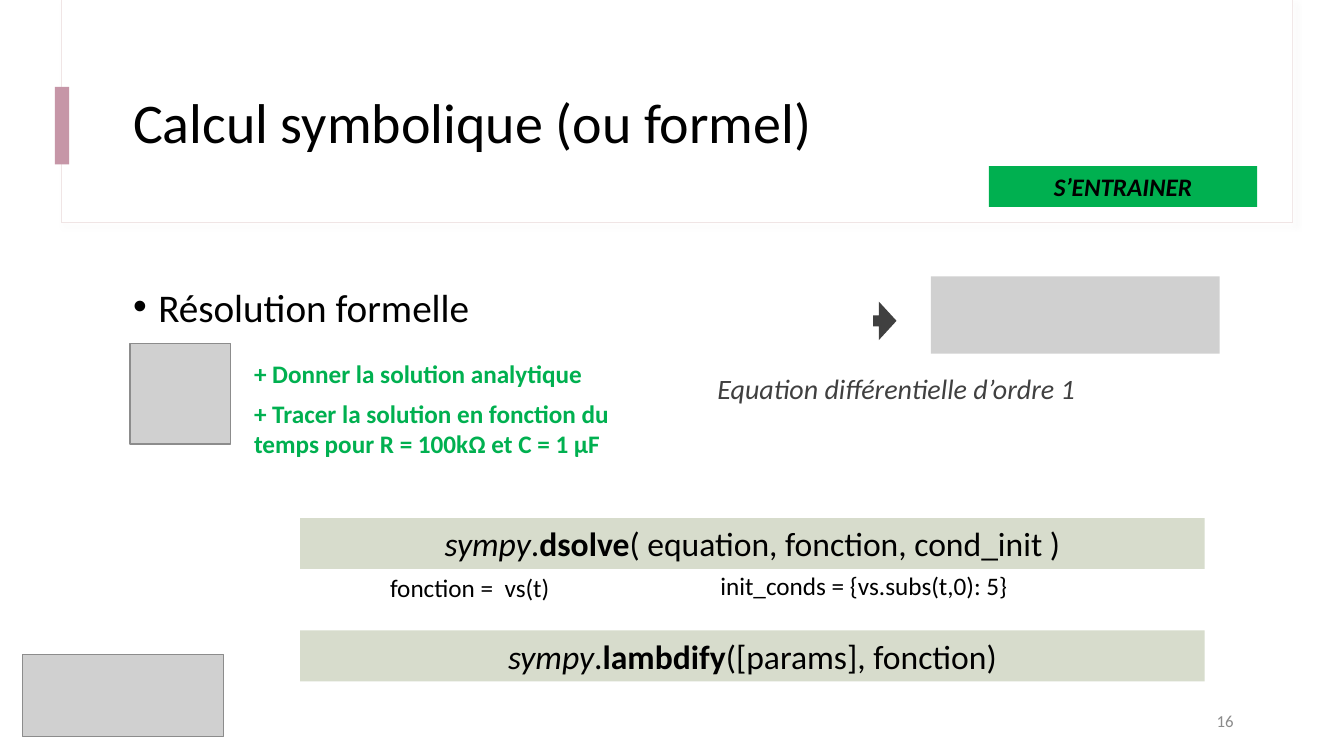
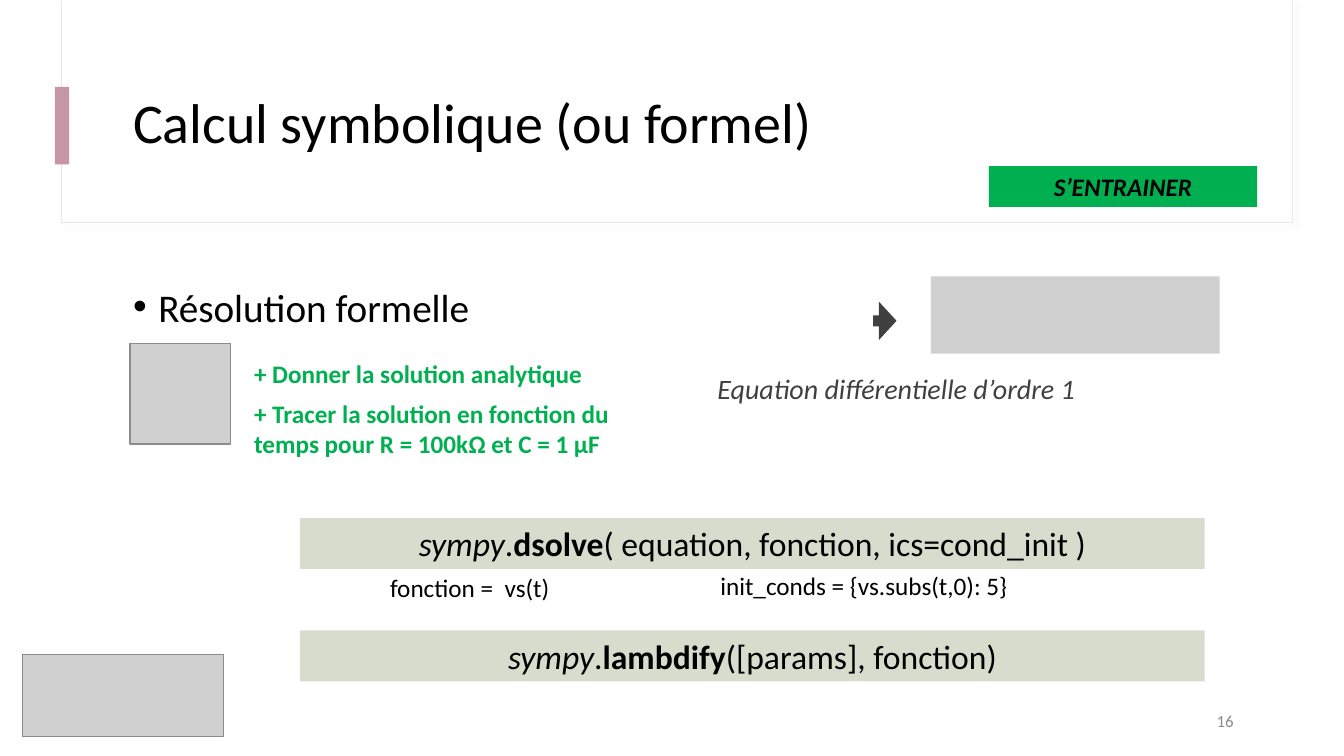
Before and after one commit to IOGS-Digital-Methods/semester-5, a slide deck: slide 16 of outils_numeriques/b1_methodes_numeriques/seance2_equation_diff/B1_s2_1_Approche_Symbolique.pptx. Drawn at 1344x756 pixels with LibreOffice and Linux fonts; fonts in the diff are those of the drawing; grey boxes stand for pictures. Boxes give left, top, right and bottom in pixels: in the first picture for what was removed or moved away, otherwise in the second. Text is boxed around its words. In the diff, an @@ line names an element or a change of style, - is before the commit and + after.

Commit message:
Update Symbolique

```diff
--- a/outils_numeriques/b1_methodes_numeriques/seance2_equation_diff/B1_s2_1_Approche_Symbolique.pptx
+++ b/outils_numeriques/b1_methodes_numeriques/seance2_equation_diff/B1_s2_1_Approche_Symbolique.pptx
@@ text in rectangle at (419, 531, 1068, 562): text changed @@
-sympy.dsolve( equation, fonction, cond_init )
+sympy.dsolve( equation, fonction, ics=cond_init )
```
Also in this commit, not shown: 1 other file.
